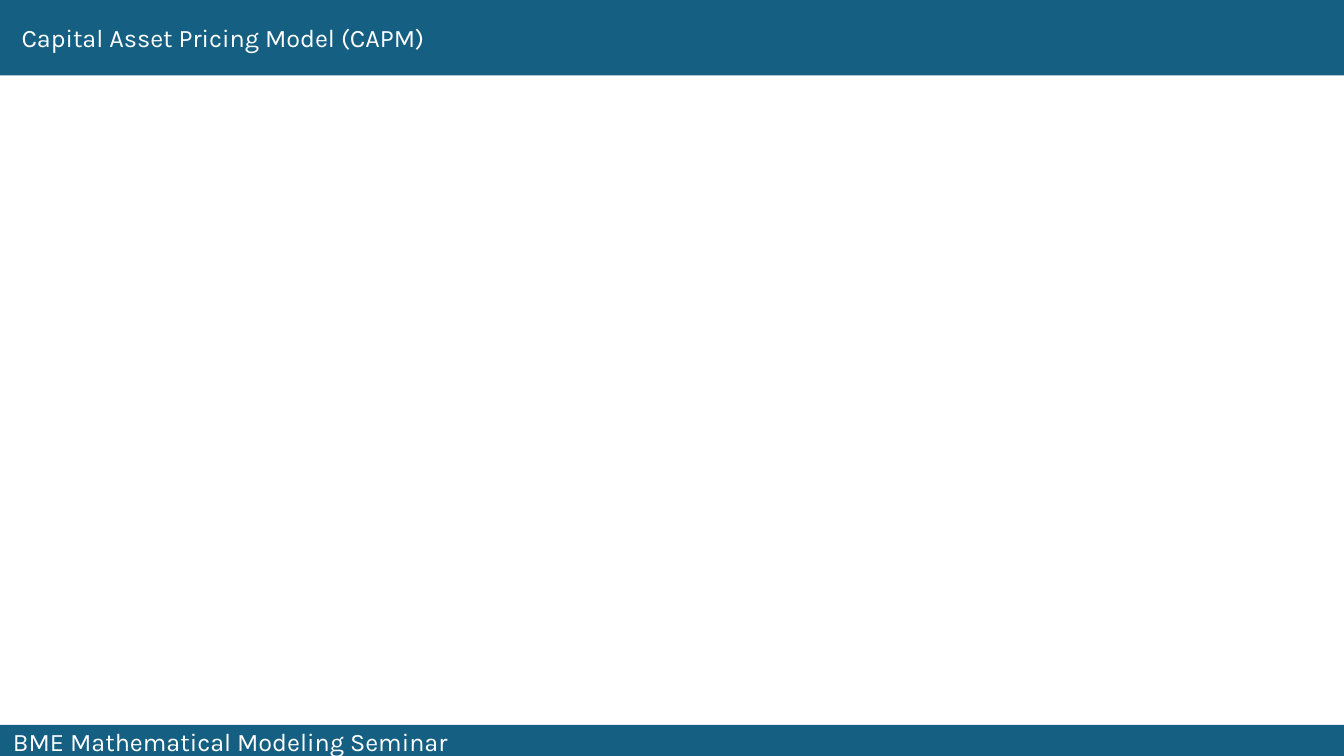
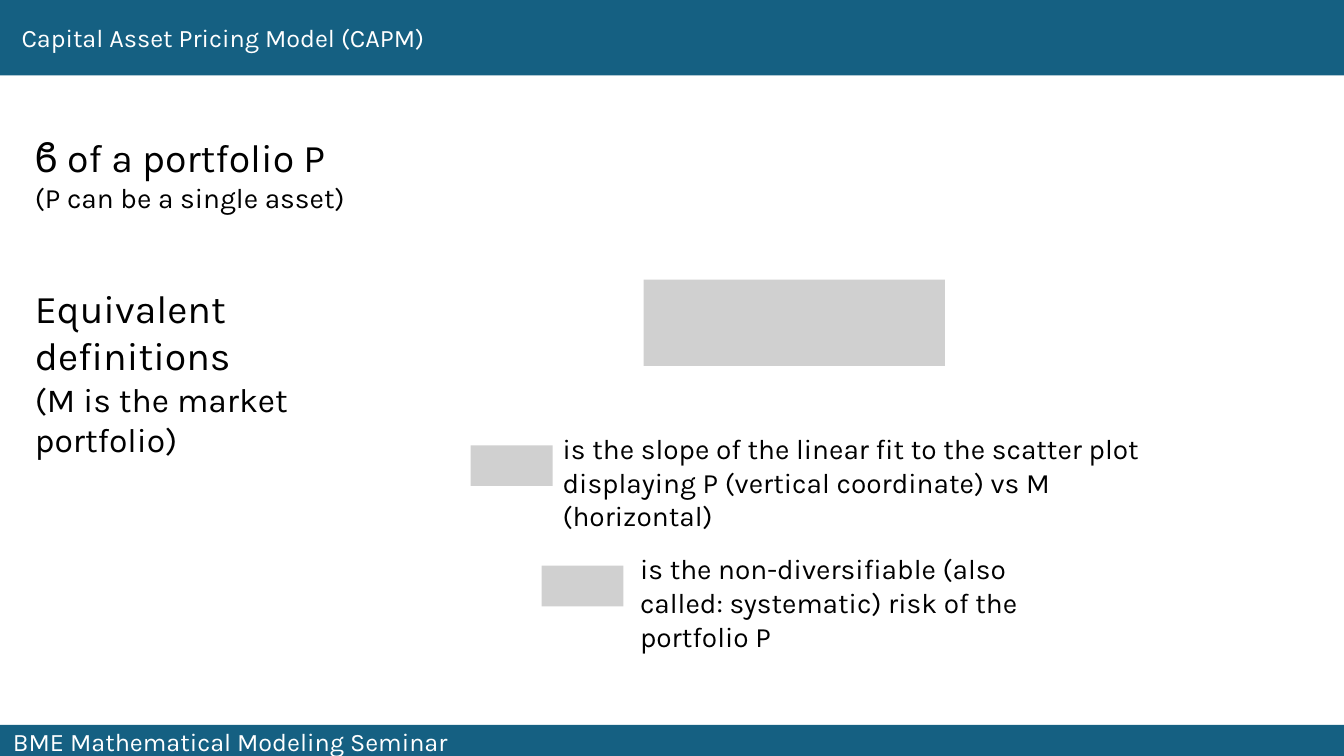
Before and after one commit to fij/btup, a slide deck: slide 22 of MMS_2024_09_10/Farkas_2024_09_10.pptx (slide 21 before the commit). Drawn at 1344x756 pixels with LibreOffice and Linux fonts; fonts in the diff are those of the drawing; grey boxes stand for pictures. Boxes give left, top, right and bottom in pixels: in the first picture for what was removed or moved away, otherwise in the second. Text is boxed around its words. In the diff, an @@ line names an element or a change of style, - is before the commit and + after.

Commit message:
added beta definitions

```diff
--- a/MMS_2024_09_10/Farkas_2024_09_10.pptx
+++ b/MMS_2024_09_10/Farkas_2024_09_10.pptx
@@ text added at (35, 142, 345, 215), 20 pt, text #000000 @@
+ϐ of a portfolio P
+(P can be a single asset)
@@ text added at (35, 296, 288, 460), 24 pt, text #000000 @@
+Equivalent definitions
+(M is the market portfolio)
@@ picture added at (644, 279, 946, 366) @@
@@ picture added at (471, 446, 553, 486) @@
@@ text added at (563, 439, 1139, 500), 20 pt, text #000000 @@
+is the slope of the linear fit to the scatter plot displaying P (vertical coordinate) vs M (horizontal)
@@ picture added at (541, 566, 623, 606) @@
@@ text added at (640, 559, 1017, 654), 20 pt, text #000000 @@
+is the non-diversifiable (also called: systematic) risk of the portfolio P
```
Also in this commit, not shown: 1 slide added.
